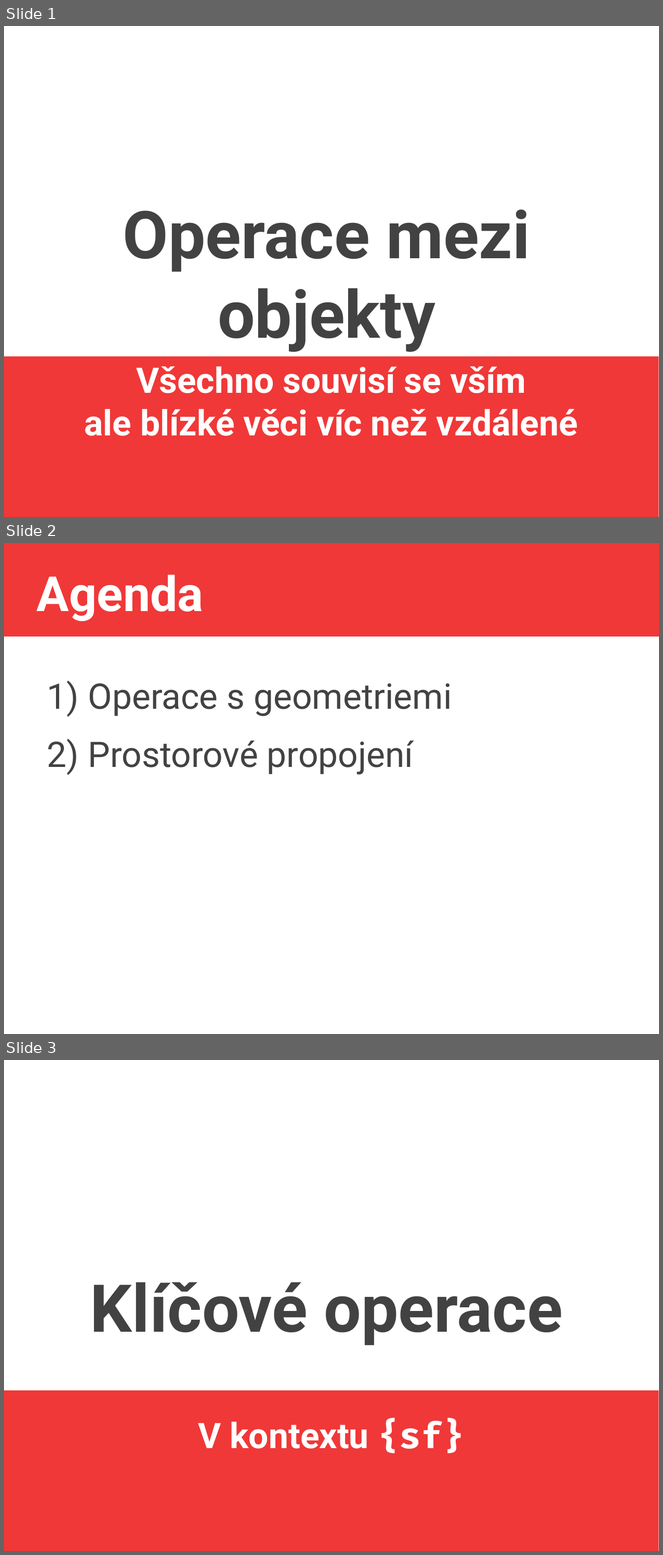
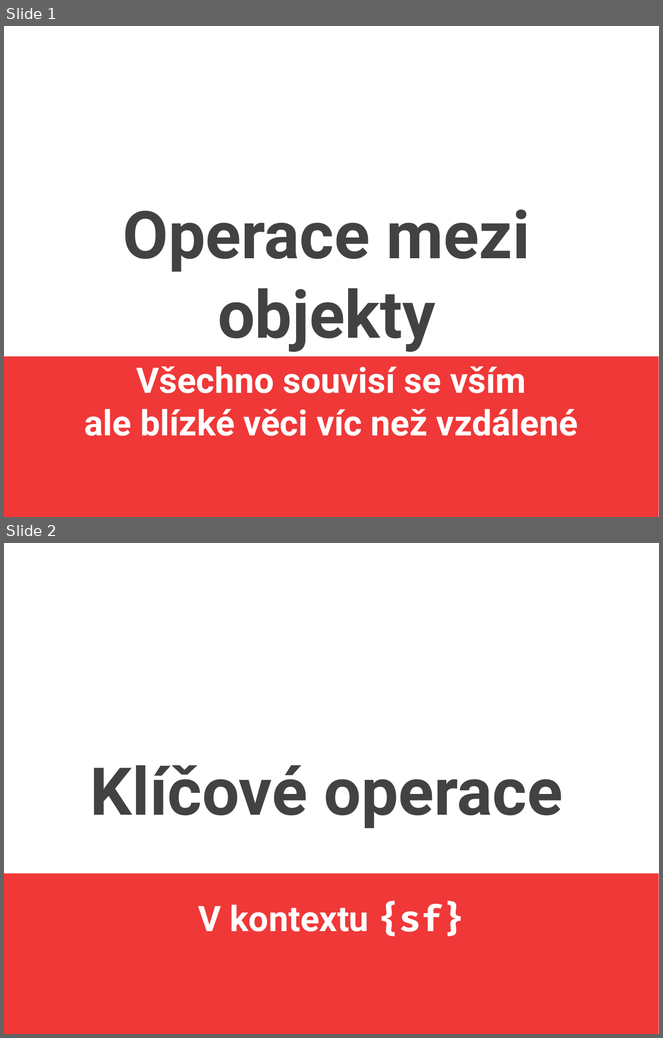
Before and after one commit to jlacko/4EK418, a slide deck: prez/4 - operace mezi objekty.odp. Shown one above the other, each under a label of ours: slides 1, 2 and 3 before the commit, slides 1 and 2 after it. The pictures are 663x1555 and 663x1038 pixels, drawn with LibreOffice and Linux fonts; fonts in the diff are those of the drawing. Boxes give left, top, right and bottom in pixels: in the first picture for what was removed or moved away, otherwise in the second. Text is boxed around its words. In the diff, an @@ line names an element or a change of style, - is before the commit and + after.

```diff
--- a/prez/4 - operace mezi objekty.odp
+++ b/prez/4 - operace mezi objekty.odp
@@ slide 2 removed at [4, 543, 659, 1034], background #FFFFFF @@
@@ rectangle removed at [4, 543, 659, 637] @@
@@ title removed at [37, 575, 204, 622] @@
-Agenda
@@ text removed at [88, 683, 452, 775] @@
-1) Operace s geometriemi
-2) Prostorové propojení
@@ what was slide 3 is now slide 2 @@
```
Also in this commit, not shown: 2 other slides removed, 7 other files.
